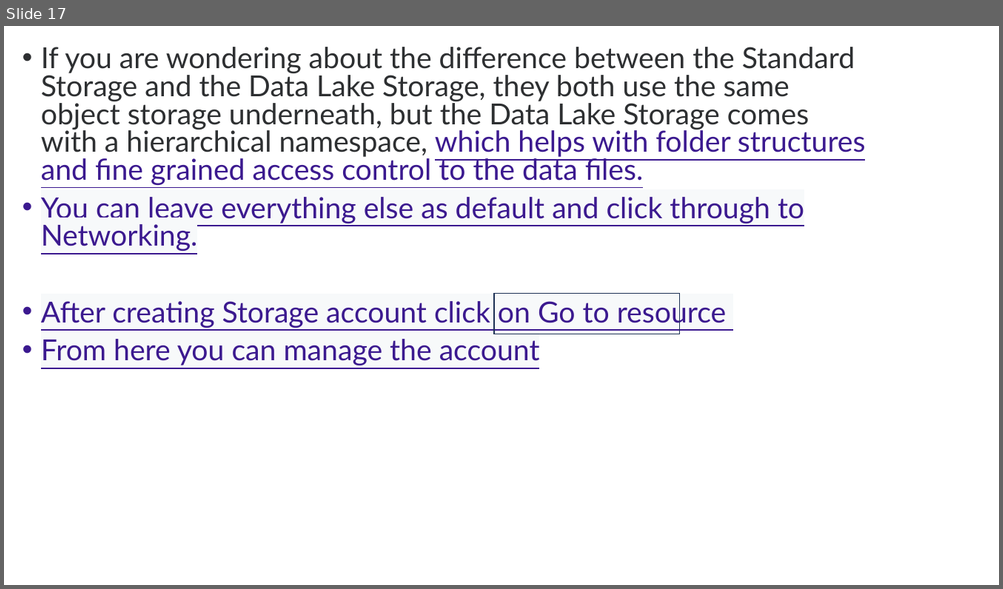
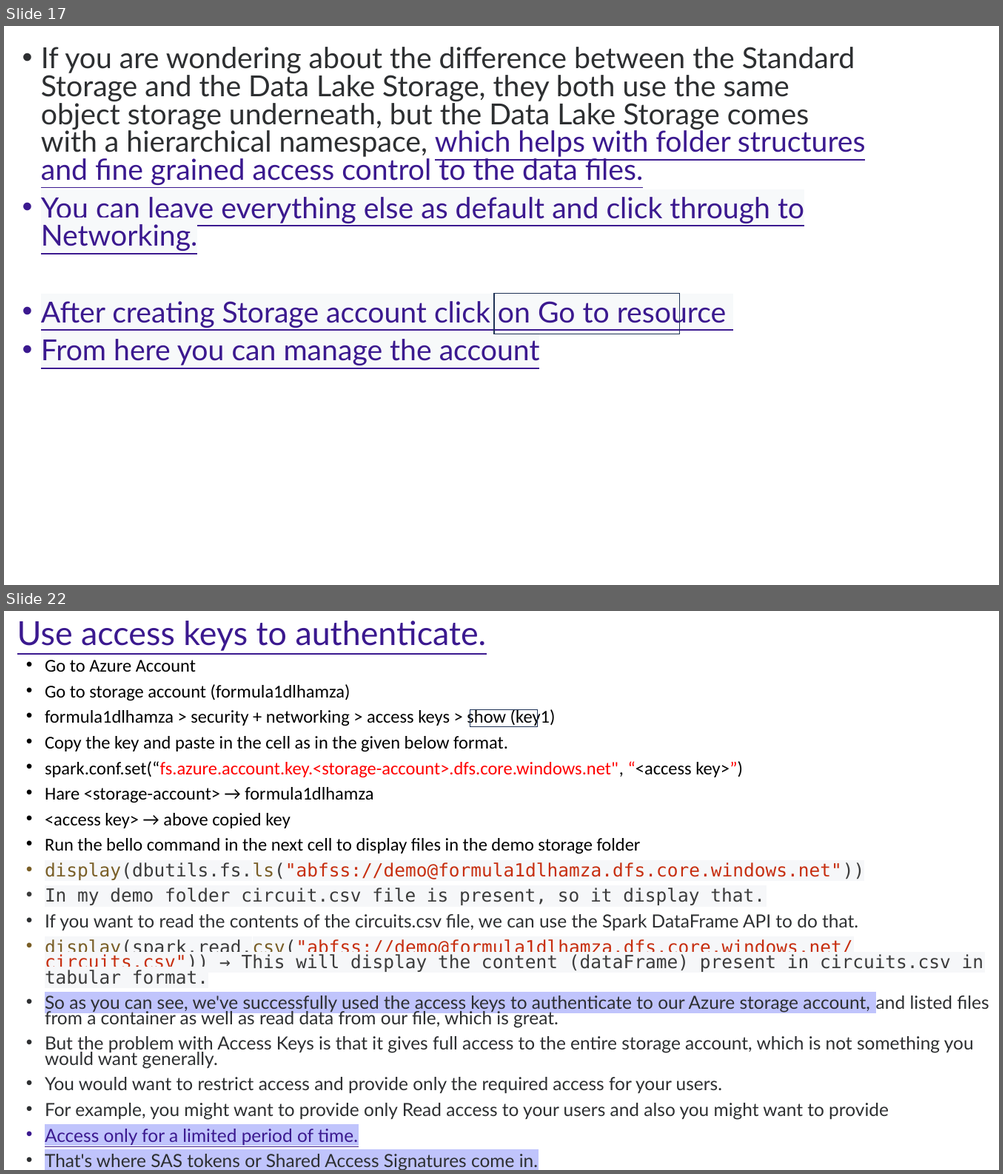
Before and after one commit to Hamza20203064/QuantumFlow-Databricks-ETL, a slide deck: Azure Databricks.pptx. Shown one above the other, each under a label of ours: slide 17 before the commit, slides 17 and 22 after it; the slides between them are not shown. The pictures are 1003x589 and 1003x1174 pixels, drawn with LibreOffice and Linux fonts; fonts in the diff are those of the drawing. Boxes give left, top, right and bottom in pixels: in the first picture for what was removed or moved away, otherwise in the second. Text is boxed around its words. In the diff, an @@ line names an element or a change of style, - is before the commit and + after.

Commit message:
Ingestion of data into the ingested or the processed layer.

```diff
--- a/Azure Databricks.pptx
+++ b/Azure Databricks.pptx
@@ slide 22 added at (x1=4, y1=611, x2=999, y2=1170), background #FFFFFF @@
@@ title added at (x1=17, y1=621, x2=486, y2=651), 32 pt, text #3B198F, underline @@
+Use access keys to authenticate.
@@ text added at (x1=45, y1=660, x2=988, y2=1170), 17.5 pt, text #2D2F31 @@
+• Go to Azure Account
+• Go to storage account (formula1dlhamza)
+• formula1dlhamza > security + networking > access keys > show (key1)
+• Copy the key and paste in the cell as in the given below format.
+• spark.conf.set(“fs.azure.account.key.<storage-account>.dfs.core.windows.net", “<access key>”)
+• Hare <storage-account> → formula1dlhamza
+• <access key> → above copied key
+• Run the bello command in the next cell to display files in the demo storage folder
+• display(dbutils.fs.ls("abfss://demo@formula1dlhamza.dfs.core.windows.net"))
+• In my demo folder circuit.csv file is present, so it display that.
+• If you want to read the contents of the circuits.csv file, we can use the Spark DataFrame API to do that.
+• display(spark.read.csv("abfss://demo@formula1dlhamza.dfs.core.windows.net/circuits.csv")) → This will display the content (dataFrame) present in circuits.csv in tabular format.
+• So as you can see, we've successfully used the access keys to authenticate to our Azure storage account, and listed files from a container as well as read data from our file, which is great.
+• But the problem with Access Keys is that it gives full access to the entire storage account, which is not something you would want generally.
+• You would want to restrict access and provide only the required access for your users.
+• For example, you might want to provide only Read access to your users and also you might want to provide
+• Access only for a limited period of time.
+• That's where SAS tokens or Shared Access Signatures come in.
@@ rectangle added at (x1=470, y1=710, x2=538, y2=727), outline #1E3256 1 pt @@
```
Also in this commit, not shown: 4 slides changed, 32 other slides added, 22 other files.
